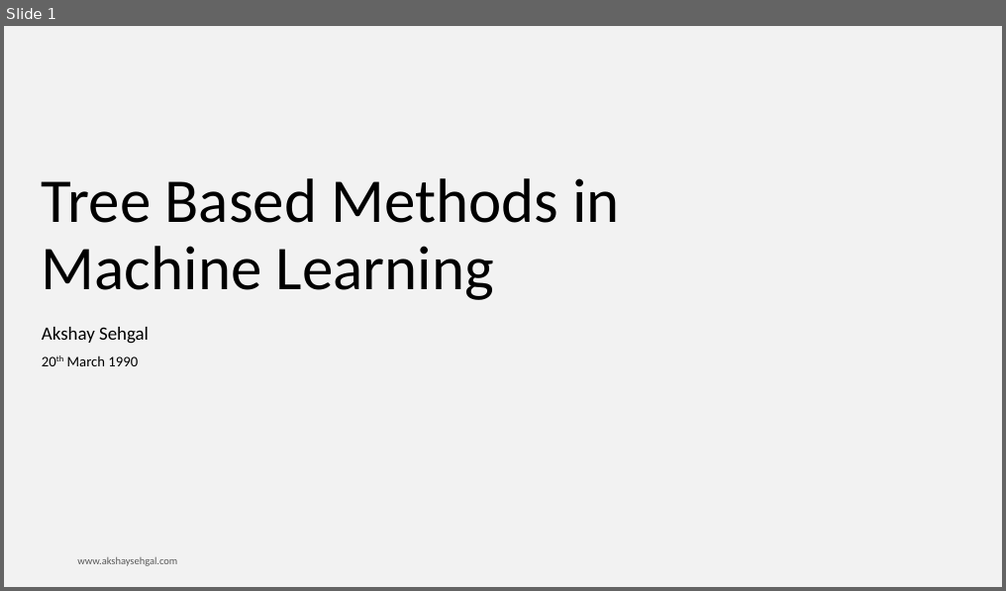
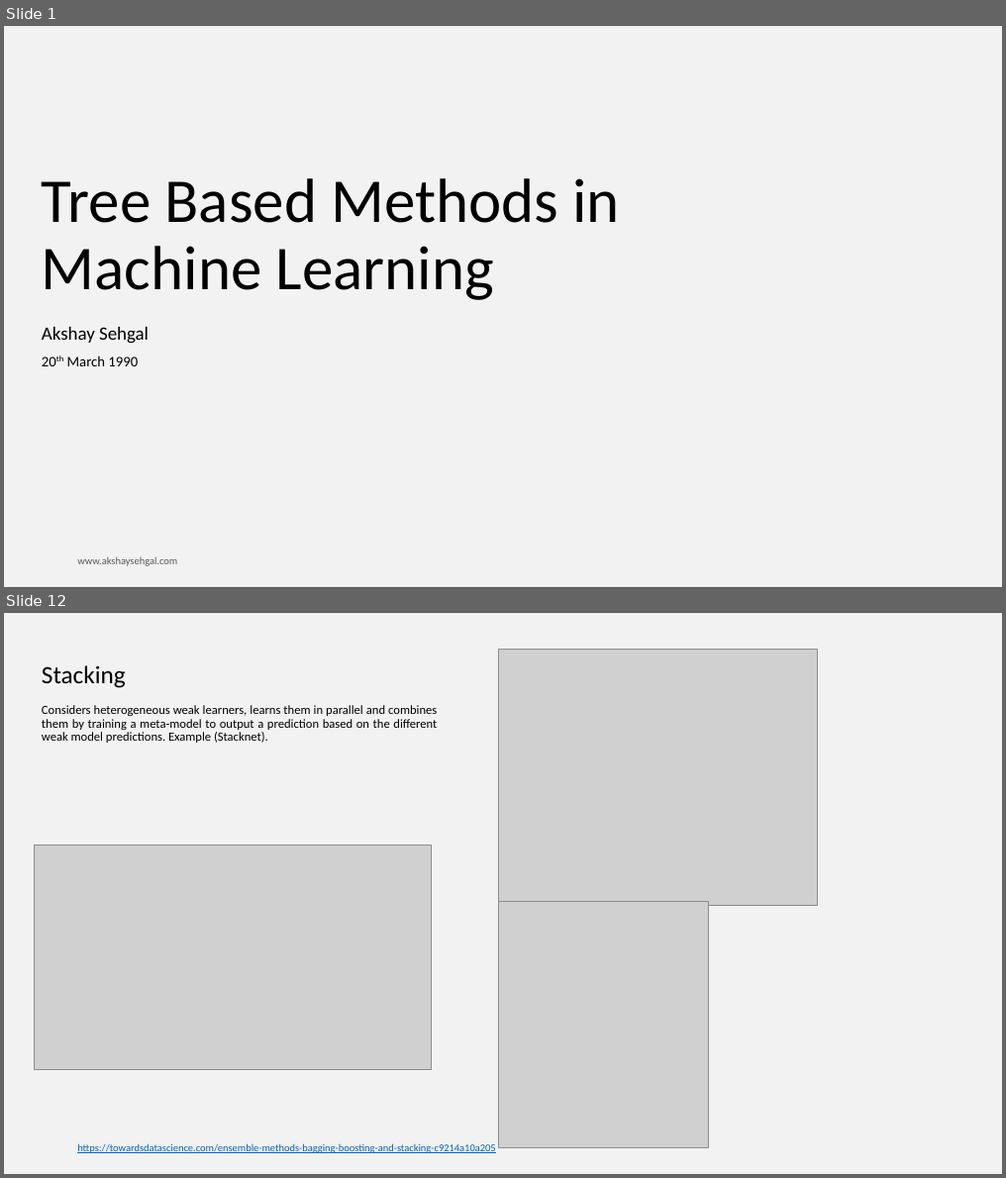
Before and after one commit to RushikeshGholap/Projects, a slide deck: Goal Sheet/ML Book WIP/Tree based methods.pptx. Shown one above the other, each under a label of ours: slide 1 before the commit, slides 1 and 12 after it; the slides between them are not shown. The pictures are 1006x591 and 1006x1178 pixels, drawn with LibreOffice and Linux fonts; fonts in the diff are those of the drawing; grey boxes stand for pictures; background and template pictures are left out. Boxes give left, top, right and bottom in pixels: in the first picture for what was removed or moved away, otherwise in the second. Text is boxed around its words. In the diff, an @@ line names an element or a change of style, - is before the commit and + after.

Commit message:
ensemble

```diff
--- a/Goal Sheet/ML Book WIP/Tree based methods.pptx
+++ b/Goal Sheet/ML Book WIP/Tree based methods.pptx
@@ slide 12 added at (x1=4, y1=613, x2=1002, y2=1174), background #F2F2F2 @@
@@ title added at (x1=42, y1=665, x2=126, y2=688), 24 pt, text #000000 @@
+Stacking
@@ picture added at (x1=498, y1=649, x2=817, y2=906) @@
@@ text added at (x1=42, y1=705, x2=437, y2=743), 12 pt, text #000000 @@
+Considers heterogeneous weak learners, learns them in parallel and combines them by training a meta-model to output a prediction based on the different weak model predictions. Example (Stacknet).
@@ picture added at (x1=34, y1=845, x2=431, y2=1069) @@
@@ picture added at (x1=498, y1=901, x2=708, y2=1149) @@
@@ text added at (x1=77, y1=1144, x2=495, y2=1154), 10 pt, text #0563C1, underline @@
+https://towardsdatascience.com/ensemble-methods-bagging-boosting-and-stacking-c9214a10a205
```
Also in this commit, not shown: 1 slide changed, 10 other slides added, 1 slide removed, 2 other files.
